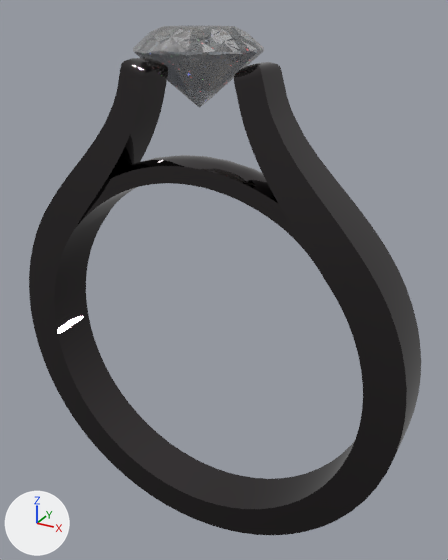
The glTF model scene2.gltf: old version first, new version second.
Before and after are seen from a 50 mm lens placed at (13.6, -22.7, 15.2), pointed at (0.7, 0.9, 3.4). Arrows for +X, +Y and +Z are at lower left; the lights stay in place. Where no turn or scale is listed for an object, it has been applied to the vertices.

The first picture shows 'TRY2OBJ'.
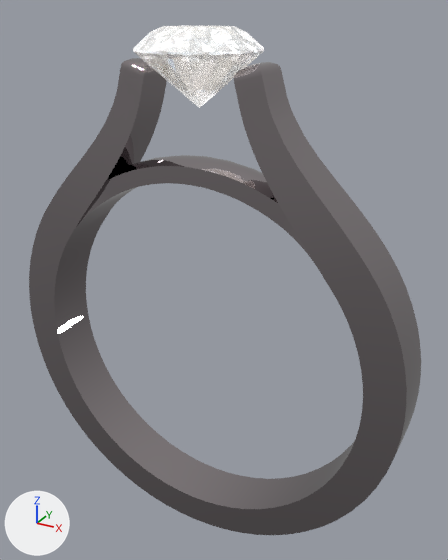
What differs and where, as boxes [x1, y1, x2, y2] in the pictures (448 x 560 px):
'TRY2OBJ', recoloured, surface changed (black to grey)
    both: [29, 26, 421, 535]

Edits to the bpy script that builds the scene:
```text
Change mat_material_1:
    mat_material_1.base_color: (0.0795, 0.0723, 0.0747) -> (0.407, 0.368, 0.381)  # dark grey #504c4d -> grey #aba3a6
Change mat_material_2:
    where n0 = _N.new('ShaderNodeBsdfPrincipled'); n0.name = 'Principled BSDF'
    add n0.inputs[0].default_value = (1.0, 1.0, 1.0, 1.0)  # 'Base Color', white #ffffff
    add n0.inputs[4].default_value = 0.6  # 'Alpha'
    where n2 = _N.new('ShaderNodeTexImage'); n2.name = 'Image Texture'
    remove n3 = _N.new('ShaderNodeMath'); n3.name = 'Math'
    remove n3.operation = 'MULTIPLY'
    remove n3.inputs[1].default_value = 0.6  # 'Value'
    remove n4 = _N.new('ShaderNodeTexImage'); n4.name = 'Image Texture.001'
    remove n4.image = img_basecolordiamond
    n2.image: img_emissiondiamond -> img_basecolordiamond
    remove _L.new(n3.outputs[0], n0.inputs[4])  # 'Value' to 'Alpha'
    remove _L.new(n4.outputs[0], n0.inputs[0])  # 'Color' to 'Base Color'
    remove _L.new(n4.outputs[1], n3.inputs[0])  # 'Alpha' to 'Value'
```
